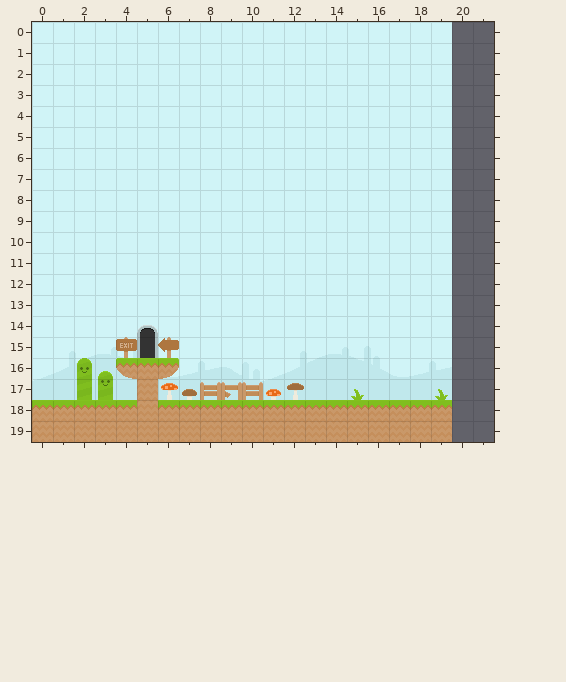
Level history. Tiled map: HomeScreenMap.tmx. Above: the version before the commit.
Cells are 21x21 px. Shown: x 0..21, y 0..19. The old version is drawn lined up with the new one.
After the commit:
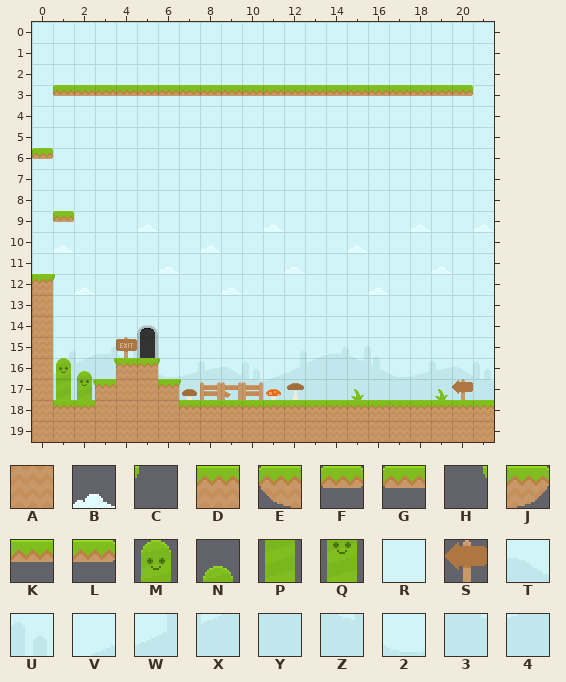
Key: from "PixelPlatformer": A 32, B 47, C 120, D 123, E 125, F 128, G 129, H 150, J 155, K 158, L 159, M 196, N 197, P 226, Q 227, R 229, S 256, T 259, U 260, V 261, W 262, X 263, Y 264, Z 265, 2 267, 3 290, 4 291.
_ is an empty cell.
Tiles of an added or newly shown layer are drawn over the layers below it.
From old to new:
map size 20x20 -> 22x20 cells
Layer "Background" (removed):
y 3: x 1..19 RRRRRRRRRRRRRRRRRRR -> ___________________
y 6: x 0 R -> _
y 9: x 1 R -> _; x 5 R -> _; x 11 R -> _; x 18 R -> _
y 10: x 1 R -> _; x 8 R -> _; x 15 R -> _
y 11: x 6 R -> _; x 12 R -> _; x 19 R -> _
y 12: x 0..2 RRR -> ___; x 9 R -> _; x 16 R -> _
y 13..14: x 0 R -> _
y 15: x 0 R -> _; x 6 R -> _
y 16: x 0..4 VWXYZ -> _____; x 6 2 -> _
y 17: x 0..4 4YYYY -> _____; x 6..7 YY -> __
Layer "Background 1" (added):
y 0..2: x 20..21 __ -> RR
y 3: x 1..21 _____________________ -> RRRRRRRRRRRRRRRRRRRRR
y 4..5: x 20..21 __ -> RR
y 6: x 0 _ -> R; x 20..21 __ -> RR
y 7..8: x 20..21 __ -> RR
y 9: x 1 _ -> R; x 5 _ -> R; x 11 _ -> R; x 18 _ -> R; x 20..21 __ -> RR
y 10: x 1 _ -> R; x 8 _ -> R; x 15 _ -> R; x 20..21 __ -> RR
y 11: x 6 _ -> R; x 12 _ -> R; x 19..21 ___ -> RRR
y 12: x 1..2 __ -> RR; x 9 _ -> R; x 16 _ -> R; x 20..21 __ -> RR
y 13..14: x 20..21 __ -> RR
Layer "Background Scroll 1" (added):
y 9: x 5 _ -> B; x 11 _ -> B; x 18 _ -> B; x 21 _ -> B
y 10: x 1 _ -> B; x 8 _ -> B; x 15 _ -> B
y 11: x 6 _ -> B; x 12 _ -> B; x 19 _ -> B
y 12: x 2 _ -> B; x 9 _ -> B; x 16 _ -> B
Layer "Background Scroll 2" (added):
y 15: x 6 _ -> R; x 20..21 __ -> RR
y 16: x 1..3 ___ -> WXY; x 6 _ -> 2; x 20..21 __ -> TU
y 17: x 1..2 __ -> YY; x 7 _ -> Y; x 20..21 __ -> Y3
Layer "Background 2" (added):
y 12: x 1 _ -> C
y 16: x 3 _ -> H; x 6 _ -> C
y 17: x 2 _ -> H; x 7 _ -> C
Layer "Platform Details":
y 15: x 6 S -> _
y 16: x 1..3 _MN -> MN_
y 17: x 1..3 _PQ -> PQ_; x 20 _ -> S
Layer "CollideTop 1":
y 16: x 4 E -> _; x 6 J -> _
Layer "Collide 1":
y 3: x 1..20 ____________________ -> GKKKKKKKKKKKKKKKKKKL
y 6: x 0 _ -> F
y 9: x 1 _ -> F
y 12: x 0 _ -> D
y 13..15: x 0 _ -> A
y 16: x 0 _ -> A; x 4 _ -> D
y 17: x 0 _ -> A; x 3..4 __ -> DA; x 6 _ -> D
y 18: x 0 D -> A; x 3..4 DD -> AA; x 6 D -> A; x 20..21 __ -> DD
y 19: x 20..21 __ -> AA
